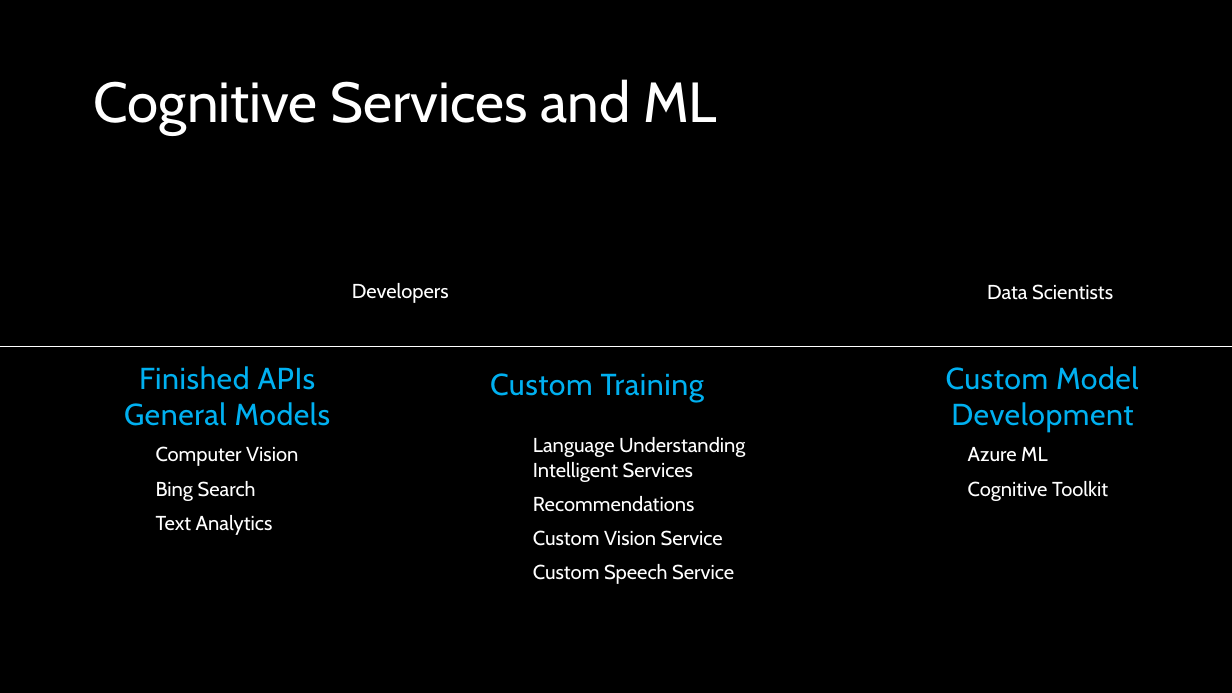
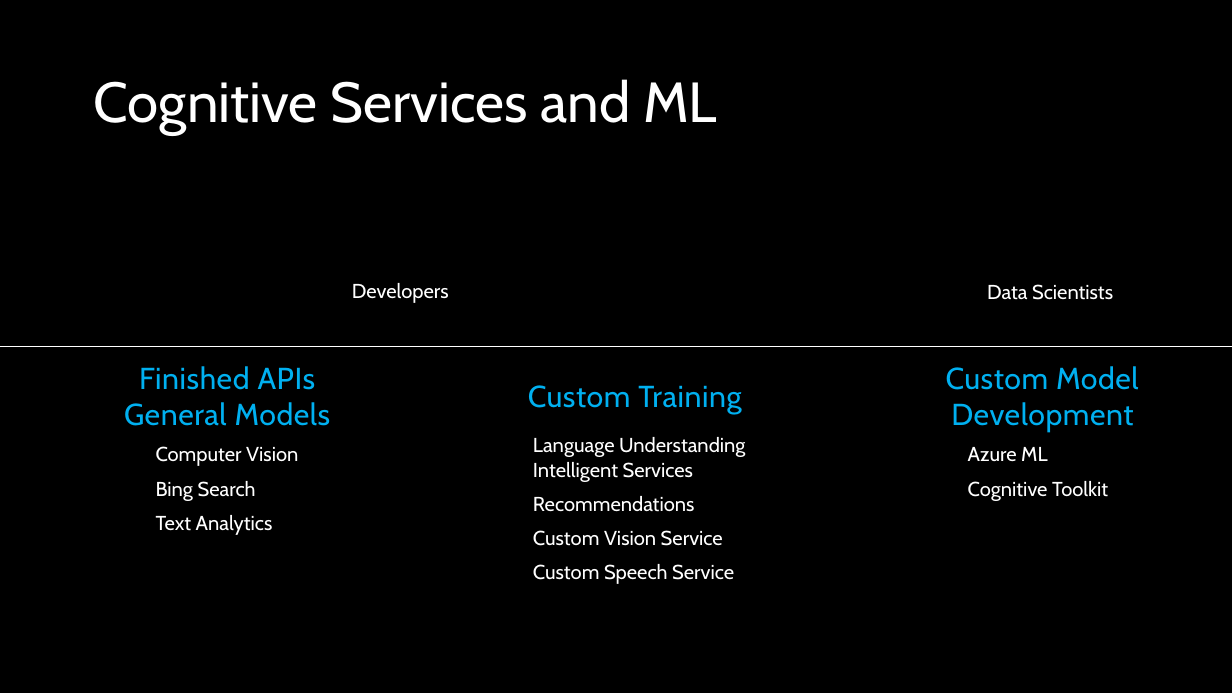
Before and after one commit to laurentran/microsoft-ai-workshop, a slide deck: slide 8 of MSP-AI-workshop.pptx. Drawn at 1232x693 pixels with LibreOffice and Linux fonts; fonts in the diff are those of the drawing. Boxes give left, top, right and bottom in pixels: in the first picture for what was removed or moved away, otherwise in the second. Text is boxed around its words. In the diff, an @@ line names an element or a change of style, - is before the commit and + after.

```diff
--- a/MSP-AI-workshop.pptx
+++ b/MSP-AI-workshop.pptx
@@ text "Custom Training": place and size @@
-text "Custom Training" at <box>490,373,704,402</box>
+text "Custom Training" at <box>528,385,741,414</box>
```
Also in this commit, not shown: 4 other slides changed.
